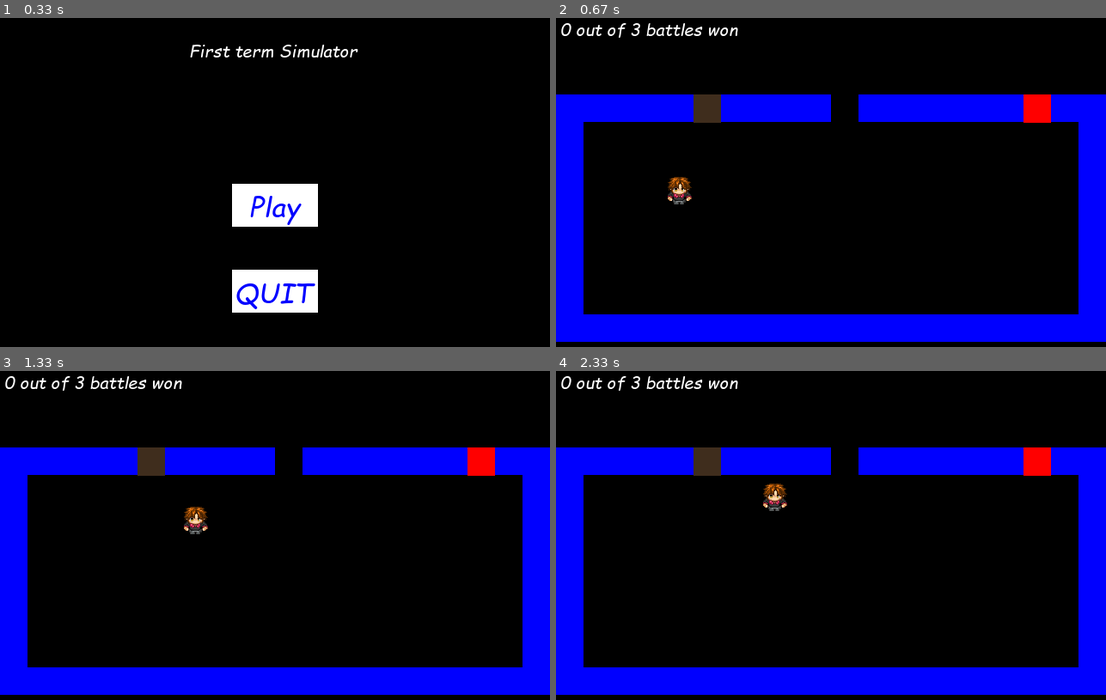
Above: before the commit, frames 1-4 (two rows, left to right).
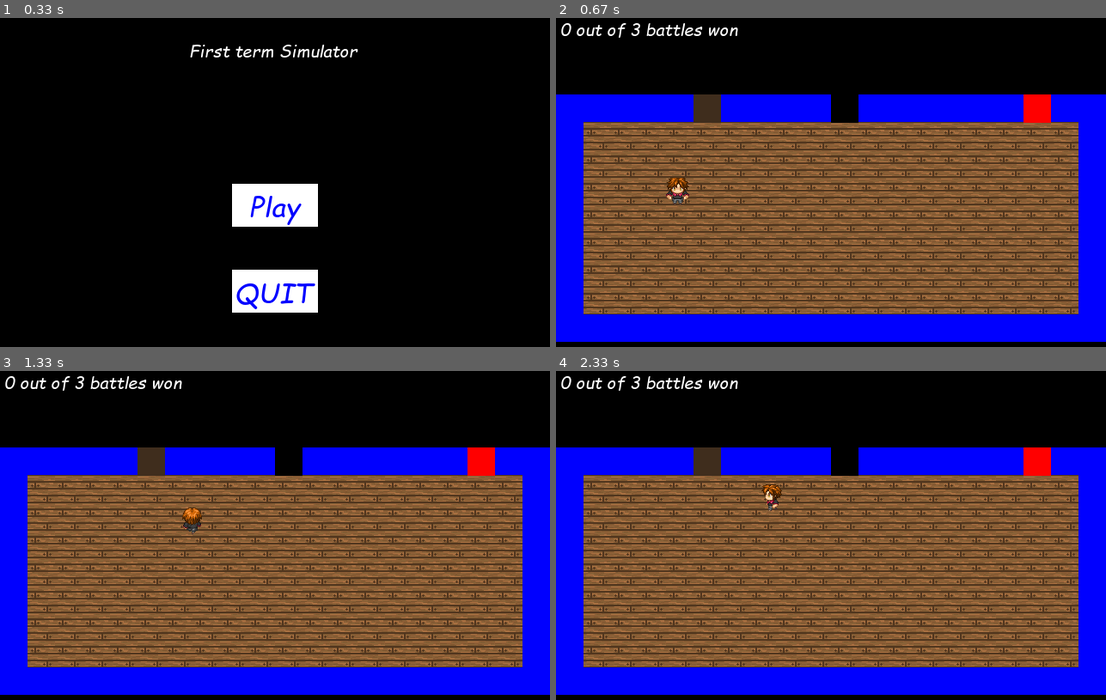
Above: after the commit, the same moments.

Repository: ClintLeetwood/PyGame-Projekt
Game: pygame game, started from Python Spelprojekt/Python_Spelprojekt.py
Same seed, same stepped clock (60 frames per second), same inputs: the game is played once before the commit and once after it.
Inputs (mouse positions are in pixels of both pictures, inside the frame that each line leads up to):
- Up to frame 1 (0.33 s): no input
- Up to frame 2 (0.67 s): click (831, 205) at 0.38 s
- Up to frame 3 (1.33 s): hold Right 0.67-1.13 s; move the mouse to (253, 588) at 0.7 s; hold Up from 1.17 s (still down)
- Up to frame 4 (2.33 s): release Up at 1.47 s; hold Right 1.5-1.97 s; hold Left from 2 s (still down)

Frame 1 is identical in both runs. In frame 2, 53% of the frame differs, in the area x 5-95%, y 31-91%; in frame 3, 53%; in frame 4, 53%.

Commit message:
animation till gubben

Diff:
--- a/Python Spelprojekt/Python_Spelprojekt.py
+++ b/Python Spelprojekt/Python_Spelprojekt.py
@@ -15,10 +15,12 @@
         self.static=0
         self.intro_background=pygame.Surface((WIN_WIDTH,WIN_HEIGHT))
         self.enemy_3_spritesheet=Spritesheet('Python Spelprojekt/img/Pascal.png')
-        self.character_spritesheet=Spritesheet('Python Spelprojekt/img/character_down.png')
+        self.character_spritesheet=Spritesheet('Python Spelprojekt/img/sprites_base.png')
+        self.terrain_spritesheet=Spritesheet('Python Spelprojekt/img/floor_base.png')
     def Tilemap(self): #follows the map in config
         for i, row in enumerate(tilemap): #y position
             for j, column in enumerate(row): #x position
+                Ground(self,j,i)
                 if column=="B":
                     Block(self,j,i)
 
--- a/Python Spelprojekt/config.py
+++ b/Python Spelprojekt/config.py
@@ -2,9 +2,10 @@
 WIN_HEIGHT=480
 TILESIZE=32
 ARENASIZE=128
-PLAYER_LAYER=2
-BLOCK_LAYER=1
-DOOR_LAYER=3
+PLAYER_LAYER=3
+BLOCK_LAYER=2
+DOOR_LAYER=4
+GROUND_LAYER=1
 FIGHTER_LAYER=2
 ENEMY_LAYER=1
 PLAYER_SPEED=3
--- a/Python Spelprojekt/sprites.py
+++ b/Python Spelprojekt/sprites.py
@@ -28,9 +28,9 @@
         self.x_change=0
         self.y_change=0
         self.facing='down'
-        self.image=self.game.character_spritesheet.get_sprite(0,0,self.width,self.height)
-        #self.image=pygame.Surface([self.width,self.height])#right now the player is sqaure fill in pic later
-        #self.image.fill(RED)
+        self.animation_loop=1
+        self.image=self.game.character_spritesheet.get_sprite(36,-1,self.width,self.height)
+
 
         self.rect=self.image.get_rect() #Where the player is 'hitbox' etc
         self.rect.x=self.x
@@ -101,6 +101,7 @@
 
 
         self.movement()
+        self.animate()
 
         self.rect.x += self.x_change
         self.collide_blocks('x')
@@ -162,9 +163,54 @@
                     self.rect.y=hits[0].rect.top - self.rect.height
                 if self.y_change<0:
                     self.rect.y=hits[0].rect.bottom
-
-
-
+    def animate(self):
+        down_animations = [self.game.character_spritesheet.get_sprite(4, -1, self.width, self.height),
+                        self.game.character_spritesheet.get_sprite(36, -1, self.width, self.height),
+                        self.game.character_spritesheet.get_sprite(68, -1, self.width, self.height)]
+
+        left_animations = [self.game.character_spritesheet.get_sprite(3, 31, self.width, self.height),
+                        self.game.character_spritesheet.get_sprite(36, 31, self.width, self.height),
+                        self.game.character_spritesheet.get_sprite(68, 31, self.width, self.height)]
+
+        right_animations = [self.game.character_spritesheet.get_sprite(6, 63, self.width, self.height),
+                        self.game.character_spritesheet.get_sprite(38, 63, self.width, self.height),
+                        self.game.character_spritesheet.get_sprite(70, 63, self.width, self.height)]
+
+        up_animations = [self.game.character_spritesheet.get_sprite(6, 95, self.width, self.height),
+                        self.game.character_spritesheet.get_sprite(38, 95, self.width, self.height),
+                        self.game.character_spritesheet.get_sprite(70, 95, self.width, self.height)]
+        if self.facing=="down":
+            if self.y_change==0:
+                self.image=self.game.character_spritesheet.get_sprite(36,-1,self.width,self.height)
+            else:
+                self.image=down_animations[math.floor(self.animation_loop)]
+                self.animation_loop+=0.1
+                if self.animation_loop>=3:
+                    self.animation_loop=1
+        if self.facing=="up":
+            if self.y_change==0:
+                self.image=self.game.character_spritesheet.get_sprite(38,95,self.width,self.height)
+            else:
+                self.image=up_animations[math.floor(self.animation_loop)]
+                self.animation_loop+=0.1
+                if self.animation_loop>=3:
+                    self.animation_loop=1
+        if self.facing=="left":
+            if self.x_change==0:
+                self.image=self.game.character_spritesheet.get_sprite(36,31,self.width,self.height)
+            else:
+                self.image=left_animations[math.floor(self.animation_loop)]
+                self.animation_loop+=0.1
+                if self.animation_loop>=3:
+                    self.animation_loop=1
+        if self.facing=="right":
+            if self.x_change==0:
+                self.image=self.game.character_spritesheet.get_sprite(38,63,self.width,self.height)
+            else:
+                self.image=right_animations[math.floor(self.animation_loop)]
+                self.animation_loop+=0.1
+                if self.animation_loop>=3:
+                    self.animation_loop=1
 
 class Fight:
     def __init__(self,enemyhp,playerhp):
@@ -274,7 +320,23 @@
         return not(self.Win() or  self.lose())
 
 
-
+class Ground(pygame.sprite.Sprite):
+    def __init__(self,game,x,y):
+        self.game=game
+        self._layer=GROUND_LAYER
+        self.groups=self.game.all_sprites
+        pygame.sprite.Sprite.__init__(self,self.groups)
+
+        self.x=x*TILESIZE
+        self.y=y*TILESIZE
+        self.width=TILESIZE
+        self.height=TILESIZE
+
+        self.image=self.game.terrain_spritesheet.get_sprite(71,1,self.width,self.height)
+
+        self.rect=self.image.get_rect()
+        self.rect.x=self.x
+        self.rect.y=self.y
 
 
 
@@ -318,8 +380,7 @@
         self.y=y*ARENASIZE
         self.width=ARENASIZE
         self.height=ARENASIZE
-        #self.image=pygame.Surface([self.width,self.height])
-        #self.image.fill(BLUE)
+
         self.image=self.game.enemy_3_spritesheet.get_sprite(0,0,self.width,self.height)
 
 
Binary file removed: Python Spelprojekt/img/character_down.png
Binary file added: Python Spelprojekt/img/floor_base.png
Binary file added: Python Spelprojekt/img/sprites_base.png
